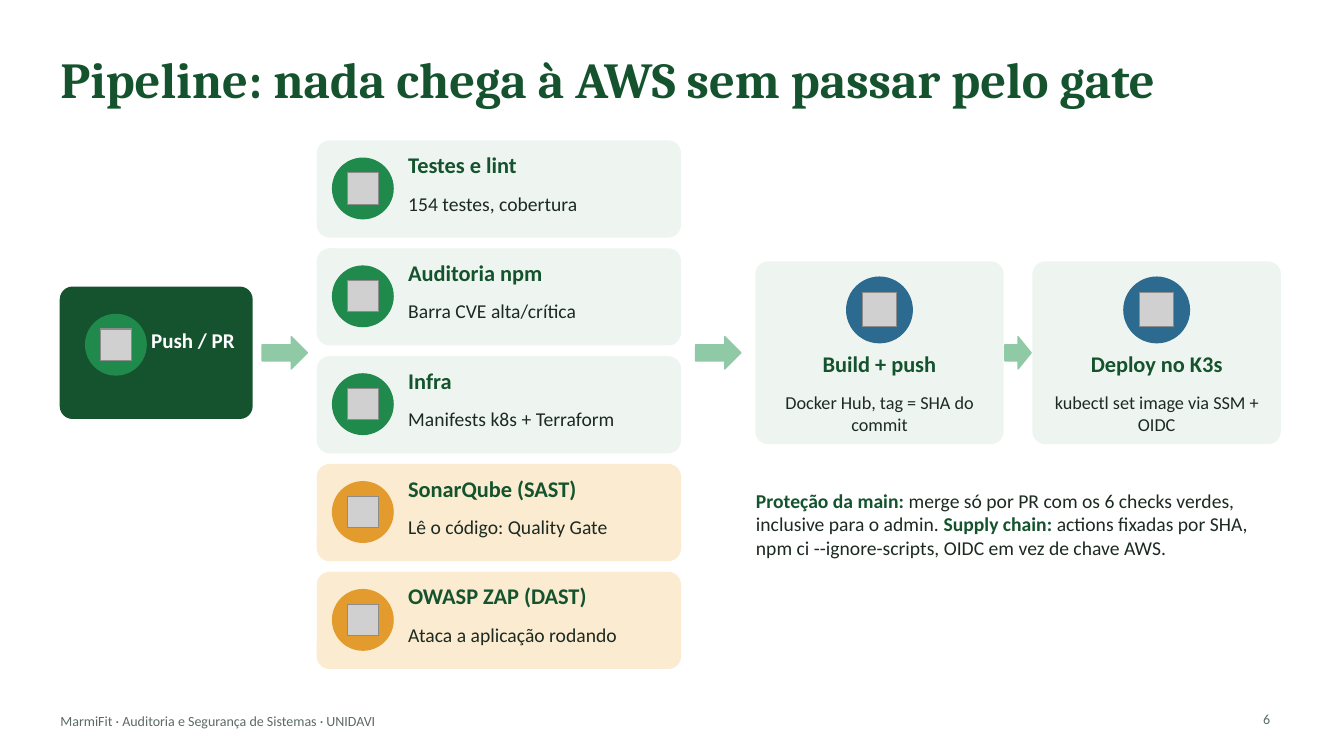
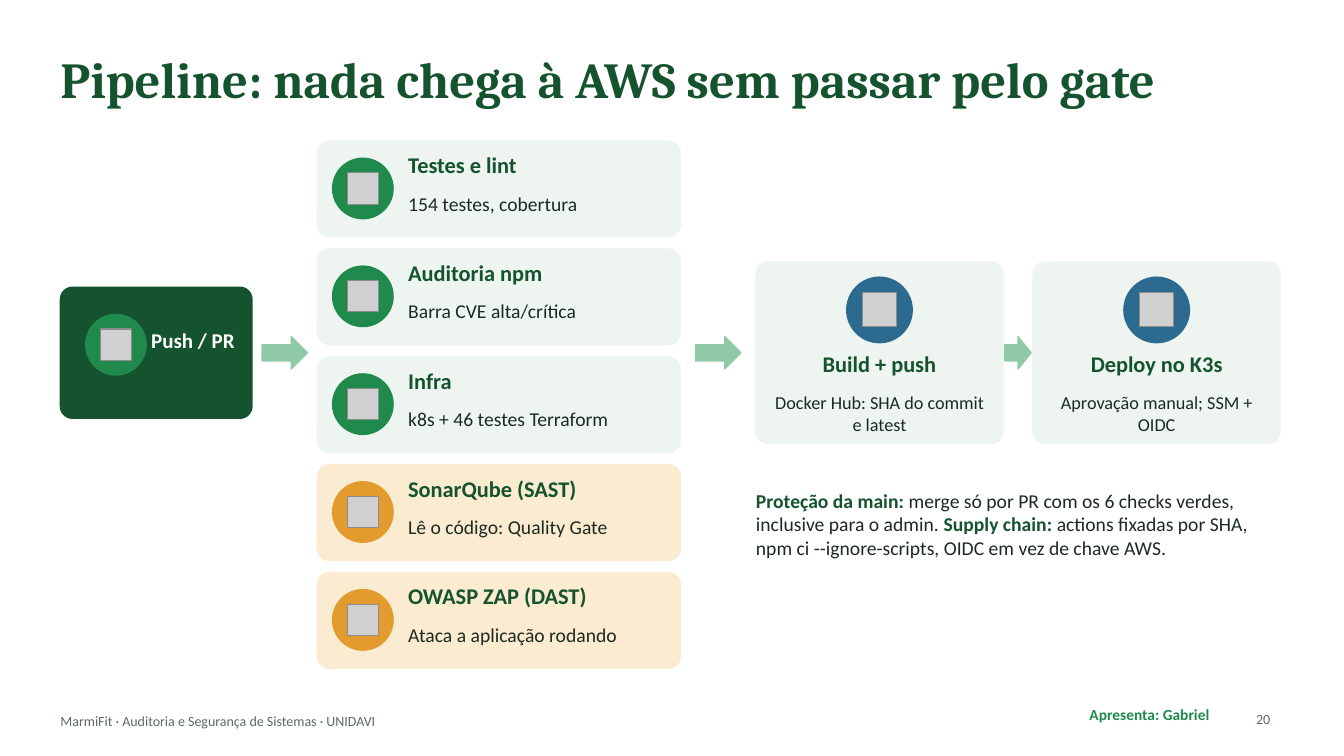
Before and after one commit to 1GustavoBorgonha1/aplicacao_tb_fnl_si, a slide deck: slide 20 of docs/apresentacao/MarmiFit-apresentacao.pptx (slide 6 before the commit). Drawn at 1344x756 pixels with LibreOffice and Linux fonts; fonts in the diff are those of the drawing; grey boxes stand for pictures. Boxes give left, top, right and bottom in pixels: in the first picture for what was removed or moved away, otherwise in the second. Text is boxed around its words. In the diff, an @@ line names an element or a change of style, - is before the commit and + after.

```diff
--- a/docs/apresentacao/MarmiFit-apresentacao.pptx
+++ b/docs/apresentacao/MarmiFit-apresentacao.pptx
@@ text at bbox=[408, 412, 609, 426]: text changed @@
-Manifests k8s + Terraform
+k8s + 46 testes Terraform
@@ text at bbox=[775, 396, 984, 431]: text changed @@
-Docker Hub, tag = SHA do commit
+Docker Hub: SHA do commit e latest
@@ text at bbox=[1061, 396, 1239, 431]: text changed @@
-kubectl set image via SSM + OIDC
+Aprovação manual; SSM + OIDC
@@ text added at bbox=[1089, 709, 1210, 723], 11 pt, text #1F8A4C, bold @@
+Apresenta: Gabriel
@@ page number at bbox=[1256, 715, 1270, 724]: text changed @@
-6
+20
```
Also in this commit, not shown: 16 other slides changed, 8 slides added.
